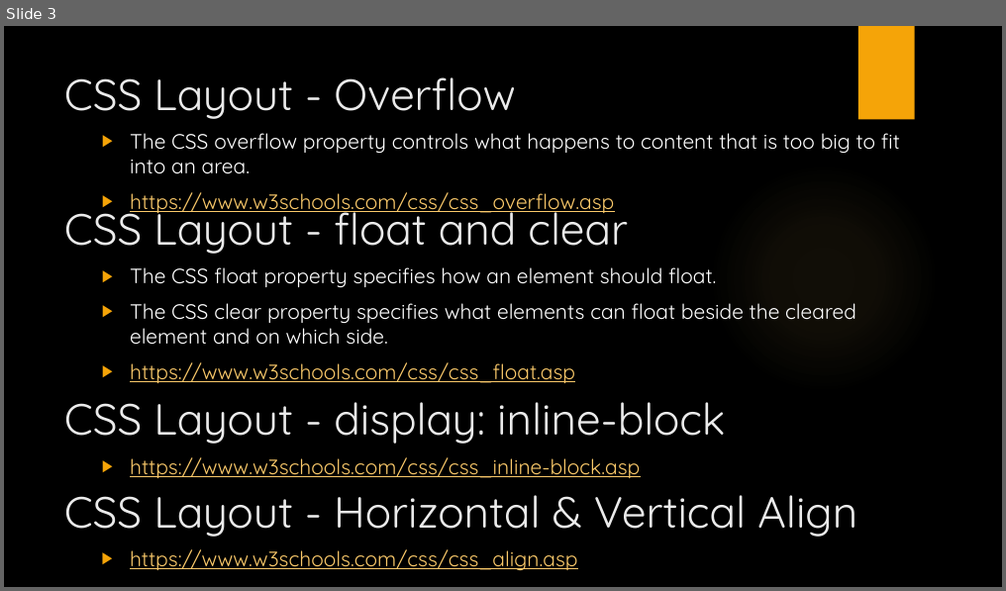
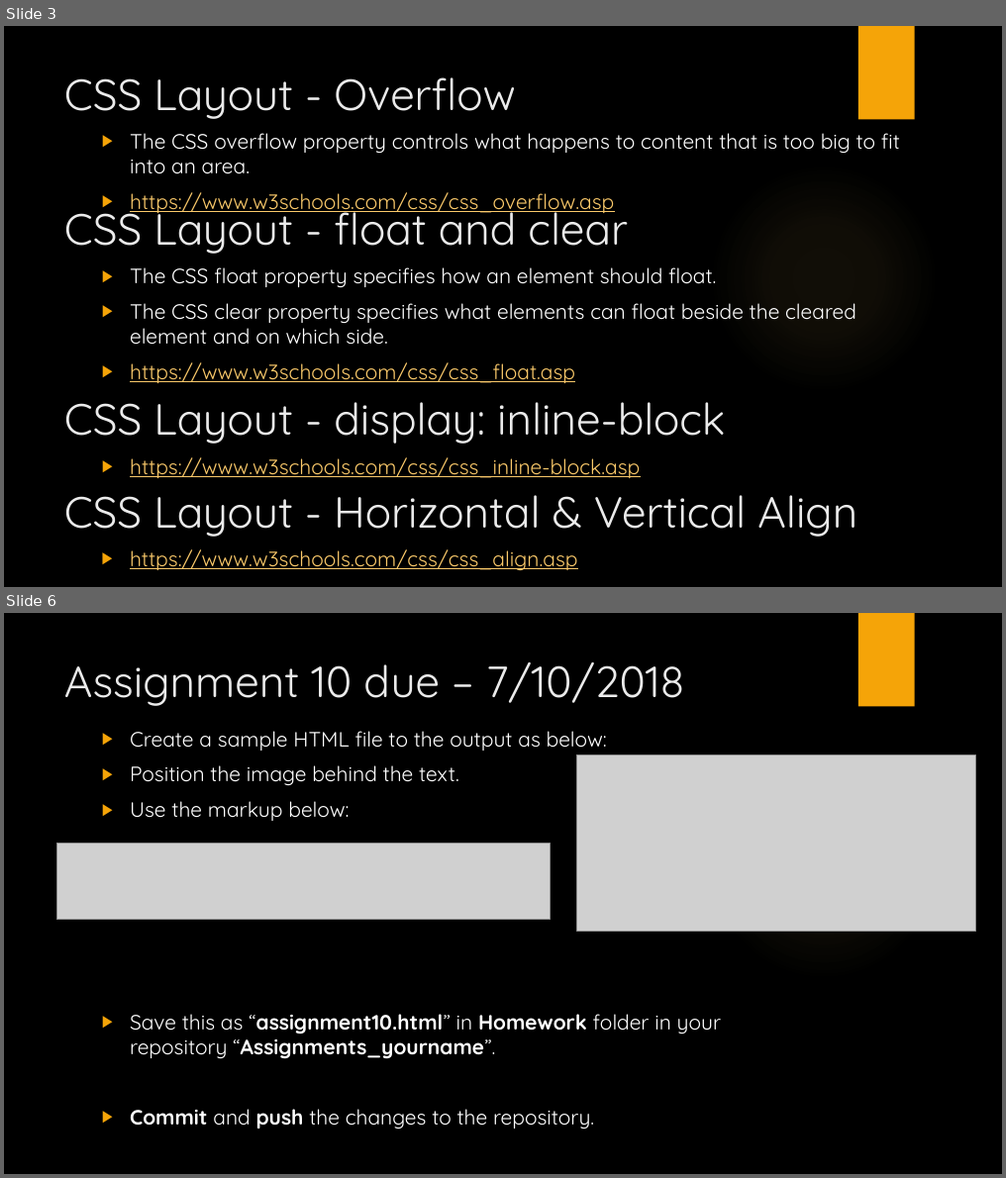
Before and after one commit to manupeethambar888/webdev, a slide deck: Day 10 - CSS – Continued.pptx. Shown one above the other, each under a label of ours: slide 3 before the commit, slides 3 and 6 after it; the slides between them are not shown. The pictures are 1006x591 and 1006x1178 pixels, drawn with LibreOffice and Linux fonts; fonts in the diff are those of the drawing; grey boxes stand for pictures; background and template pictures are left out. Boxes give left, top, right and bottom in pixels: in the first picture for what was removed or moved away, otherwise in the second. Text is boxed around its words. In the diff, an @@ line names an element or a change of style, - is before the commit and + after.

```diff
--- a/Day 10 - CSS – Continued.pptx
+++ b/Day 10 - CSS – Continued.pptx
@@ slide 6 added at (4,613,1002,1174), background picture (left out); not listed: 2 template elements that a slide beside it also shows @@
@@ title added at (64,663,685,706), 42 pt, text #EBEBEB @@
+Assignment 10 due – 7/10/2018
@@ text added at (130,731,721,1130), 20 pt, text #FFFFFF @@
+▶ Create a sample HTML file to the output as below:
+▶ Position the image behind the text.
+▶ Use the markup below:
+▶ Save this as “assignment10.html” in Homework folder in your repository “Assignments_yourname”.
+▶ Commit and push the changes to the repository.
@@ picture added at (577,756,976,931) @@
@@ picture added at (57,843,549,919) @@
```
Also in this commit, not shown: 1 slide changed, 2 other slides added.
